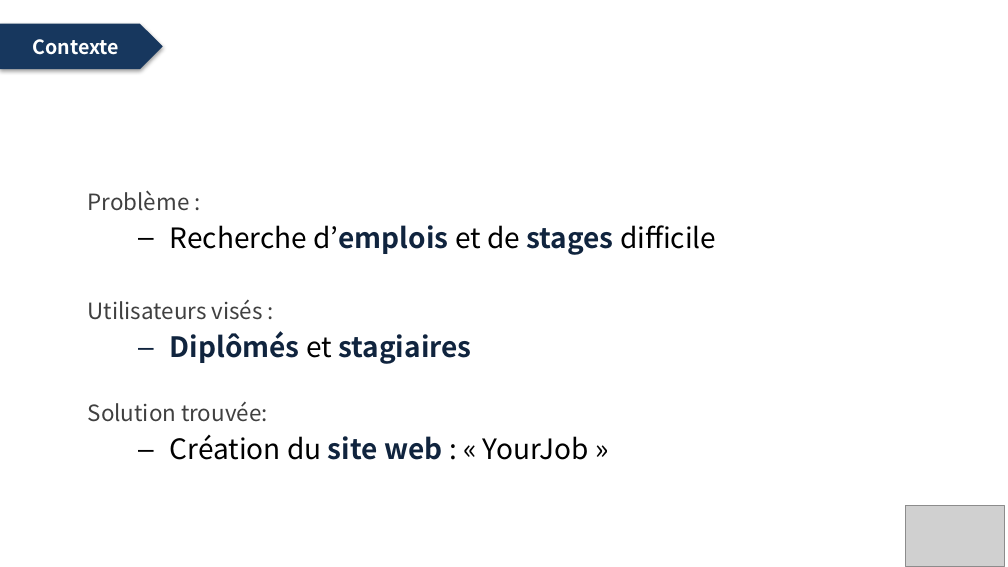
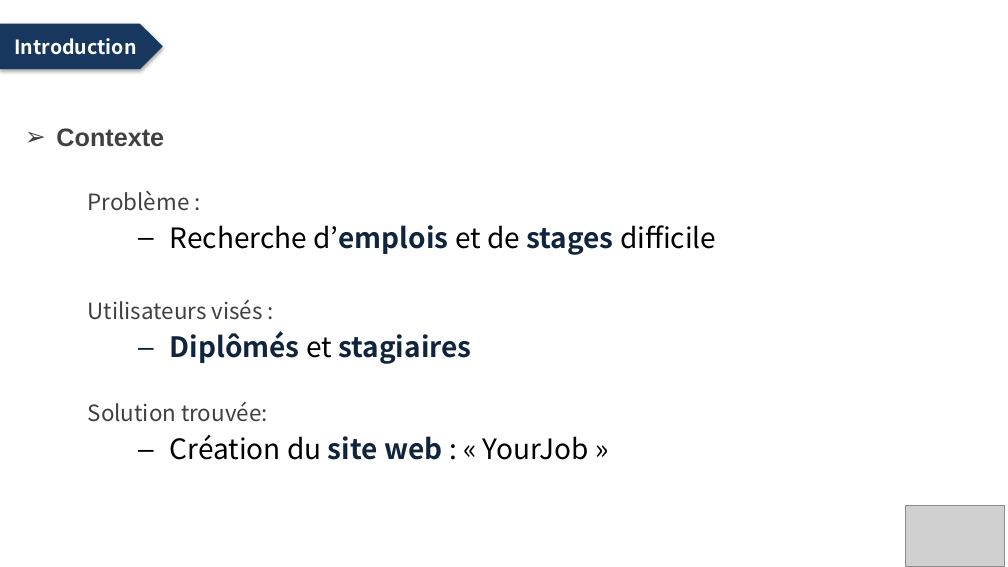
Before and after one commit to zeknoun/yourjob1, a slide deck: slide 3 of Presentation_projet.pptx. Drawn at 1008x567 pixels with LibreOffice and Linux fonts; fonts in the diff are those of the drawing; grey boxes stand for pictures; background and template pictures are left out. Boxes give left, top, right and bottom in pixels: in the first picture for what was removed or moved away, otherwise in the second. Text is boxed around its words. In the diff, an @@ line names an element or a change of style, - is before the commit and + after.

```diff
--- a/Presentation_projet.pptx
+++ b/Presentation_projet.pptx
@@ text in pentagon arrow at bbox=[14, 38, 136, 55]: text changed @@
-Contexte
+Introduction
@@ text added at bbox=[56, 128, 164, 147], 18 pt, text #404040, bold @@
+➢ Contexte
```
Also in this commit, not shown: 8 other slides changed, 5 slides added, 6 slides removed.
